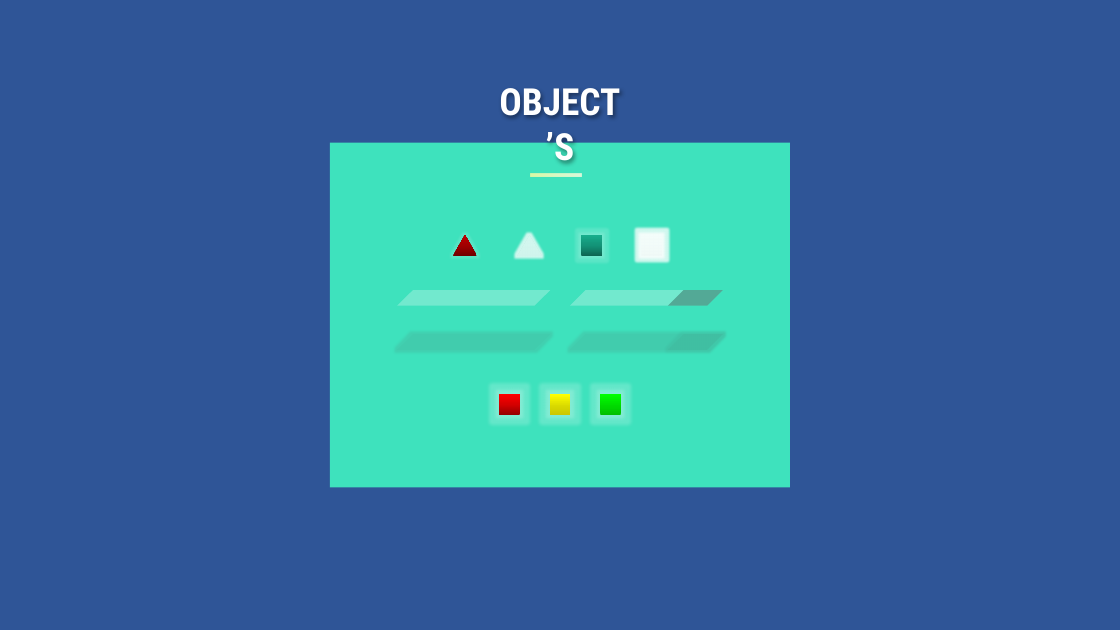
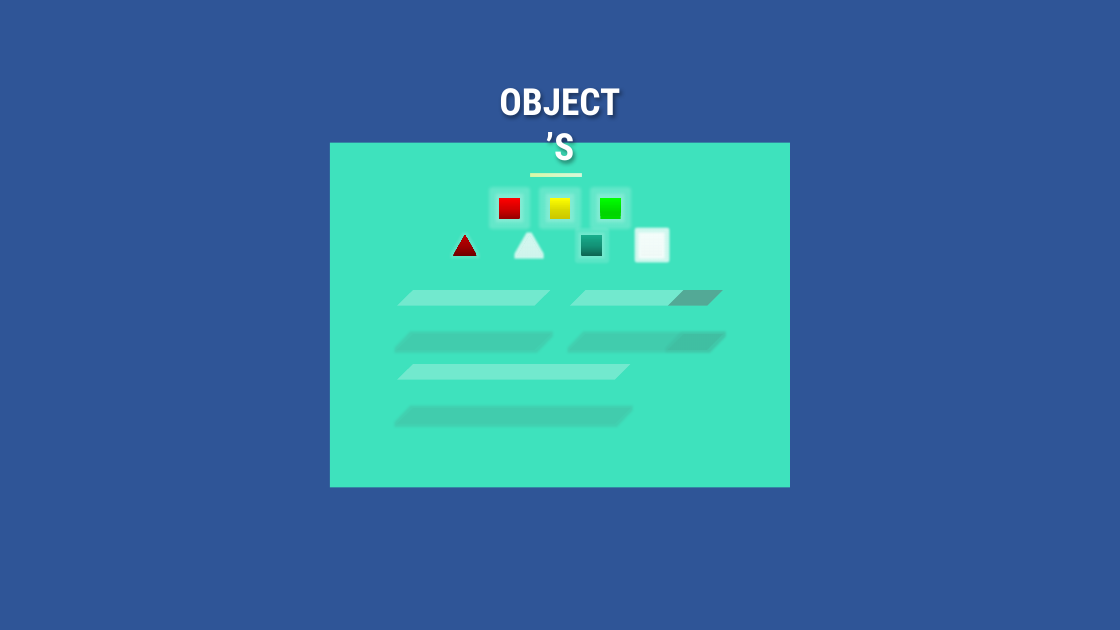
Before and after one commit to mydreamshine/2DGAME-Python, a slide deck: slide 6 of PPT/그래픽 리소스 작업.pptx. Drawn at 1120x630 pixels with LibreOffice and Linux fonts; fonts in the diff are those of the drawing. Boxes give left, top, right and bottom in pixels: in the first picture for what was removed or moved away, otherwise in the second. Text is boxed around its words. In the diff, an @@ line names an element or a change of style, - is before the commit and + after.

```diff
--- a/PPT/그래픽 리소스 작업.pptx
+++ b/PPT/그래픽 리소스 작업.pptx
@@ 3 rectangles: place and size @@
-3 rectangles at (499,394,621,415)
+3 rectangles at (499,198,621,219)
@@ rectangle at (601,198,621,219): fill gradient #00C000 to #00D700 to #00FF00 to gradient #00DA00 to #00D700 to #00FF00 @@
@@ parallelogram added at (397,364,630,380), fill #FFFFFF at 27% opacity @@
@@ parallelogram added at (397,408,630,424), fill #595959 at 3% opacity @@
```
Also in this commit, not shown: 2 other slides changed, 1 slide removed, 23 other files.
